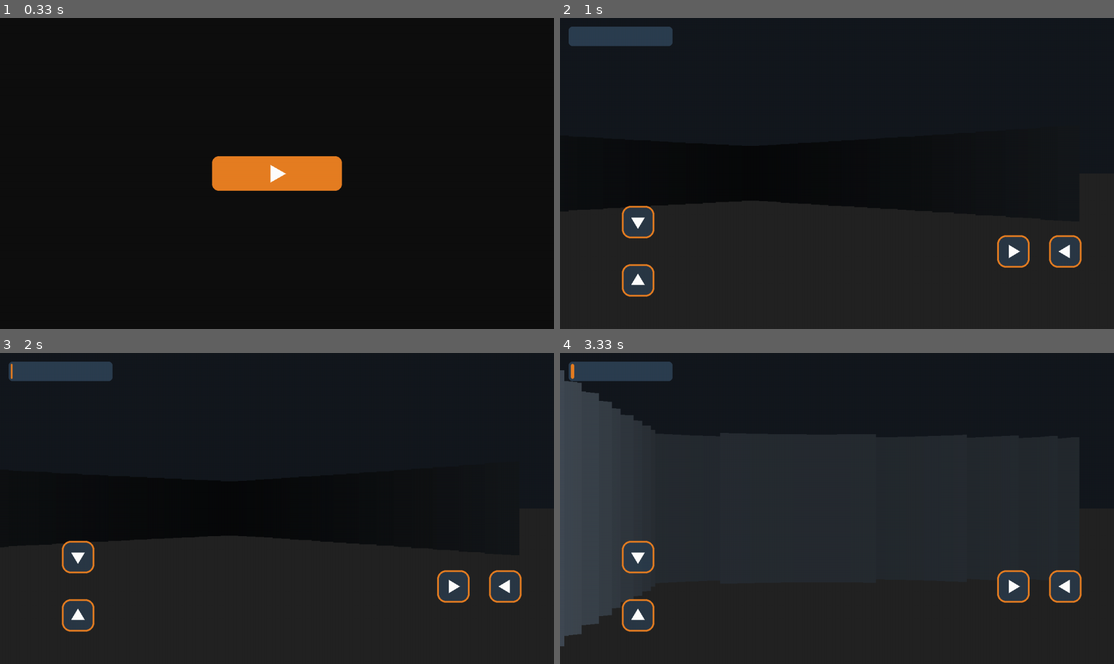
Above: before the commit, frames 1-4 (two rows, left to right).
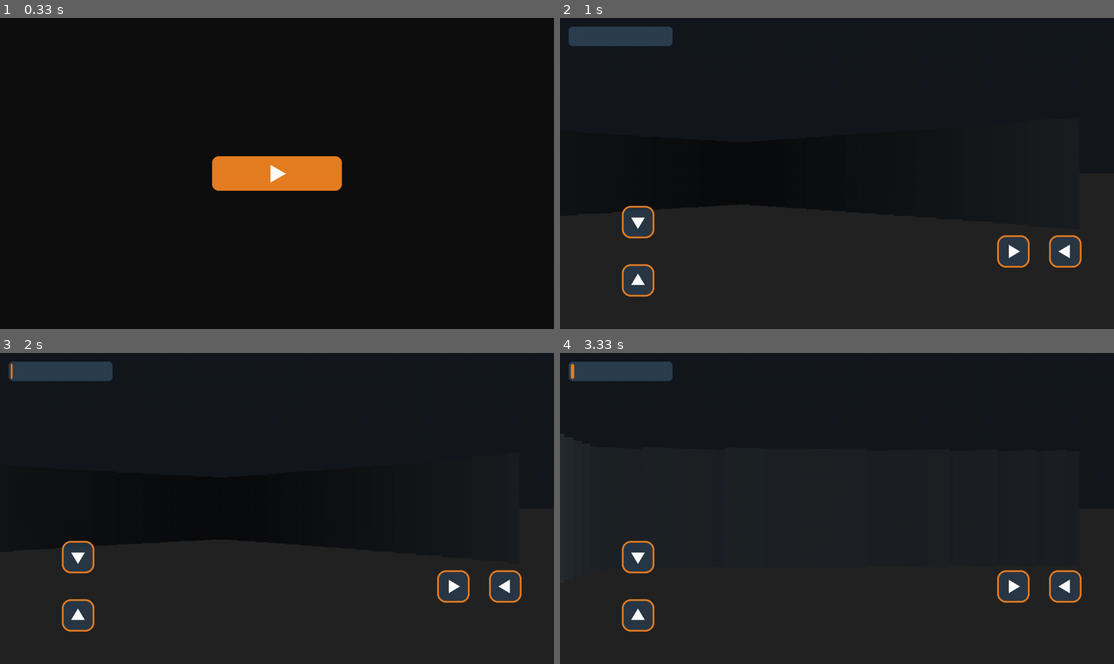
Above: after the commit, the same moments.

Repository: asd3-ui/maze3
Game: pygame game, started from main.py
Same seed, same stepped clock (60 frames per second), same inputs: the game is played once before the commit and once after it.
Inputs (mouse positions are in pixels of both pictures, inside the frame that each line leads up to):
- Up to frame 1 (0.33 s): no input
- Up to frame 2 (1 s): click (837, 173) at 0.38 s; hold Right from 0.67 s (still down)
- Up to frame 3 (2 s): release Right at 1.13 s; hold Right 1.17-1.47 s; hold Left 1.5-1.97 s
- Up to frame 4 (3.33 s): hold Left 2-2.53 s; hold Down 2.57-2.87 s; hold Left 2.9-3.3 s

Frame 1 is identical in both runs. In frame 2, less than 0.1% of the frame differs, in the area x 25-39%, y 58-61%; in frame 3, less than 0.1%; in frame 4, 9.2%, in the area x 0-17%, y 5-95%.

Commit message:
Fix player spawn calculation in maze_generator
Change player spawn calculation to return integer values for the first room to prevent array index out of bounds errors.

Diff:
--- a/maze_generator.py
+++ b/maze_generator.py
@@ -36,7 +36,8 @@
         for r in range(min(y1, y2), max(y1, y2) + 1):
             grid[r][x2] = 0
 
-    player_spawn = (float(rooms[0]['x'] + 1) + 0.5, float(rooms[0]['y'] + 1) + 0.5)
+    # إرجاع قيم صحيحة للغرفة الأولى لمنع أخطاء كسر المصفوفات الإحداثية
+    player_spawn = (int(rooms[0]['x'] + 2), int(rooms[0]['y'] + 2))
 
     chest_positions = []
     trap_positions = []
